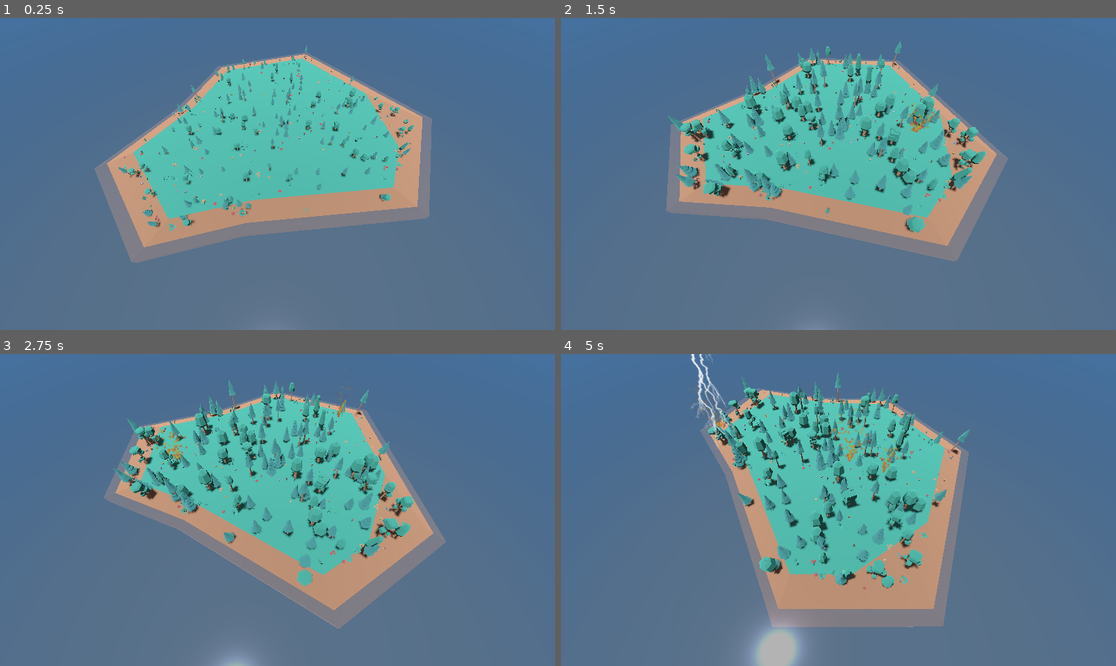
Above: before the commit, frames 1-4 (two rows, left to right).
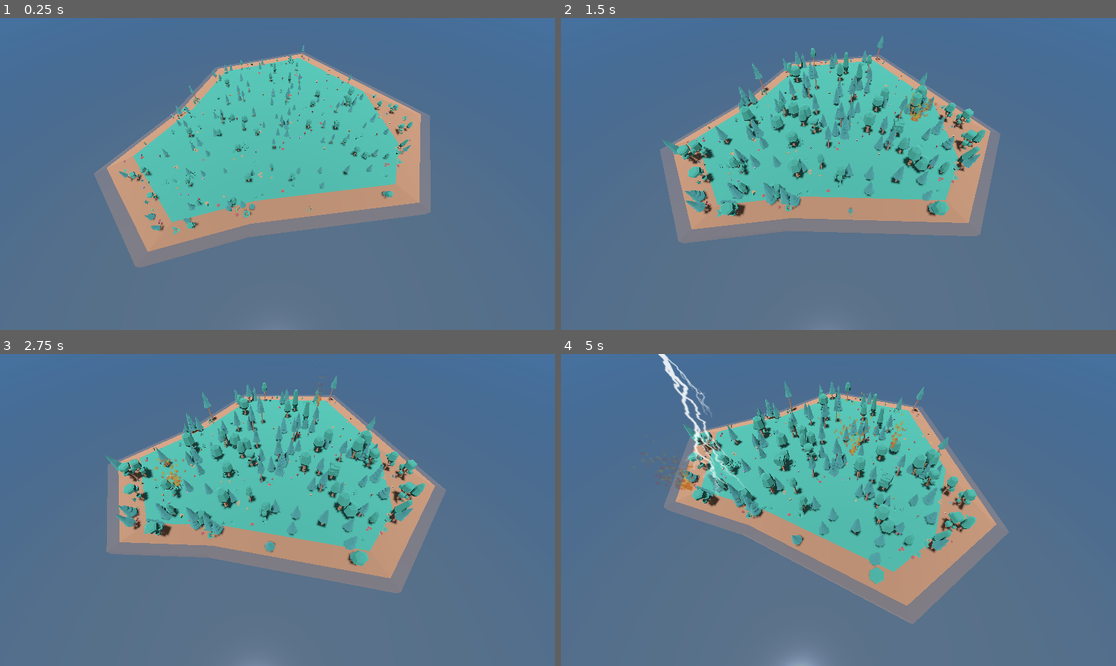
Above: after the commit, the same moments.

Repository: lumi-a/ecotomata
Game: Godot game, scene res://main.tscn
The game is run twice, just before and just after one commit, with the same random seed, the same clock (stepped at 60 frames per second) and the same inputs.
Inputs:
- Up to frame 1 (0.25 s): no input
- Up to frame 2 (1.5 s): no input
- Up to frame 3 (2.75 s): no input
- Up to frame 4 (5 s): no input

The runs differ from the first frame. In frame 1, 4.6% of the frame differs, in the area x 16-78%, y 8-80%; in frame 2, 17%; in frame 3, 20%; in frame 4, 25%, in the area x 14-81%, y 0-100%.

Commit message:
Halve camera rotation speed (was nauseating)

Diff:
--- a/camera_rotation.gd
+++ b/camera_rotation.gd
@@ -7,4 +7,4 @@
 
 
 func _process(delta):
-	rotation.y += 0.25 * delta
+	rotation.y += 0.125 * delta
